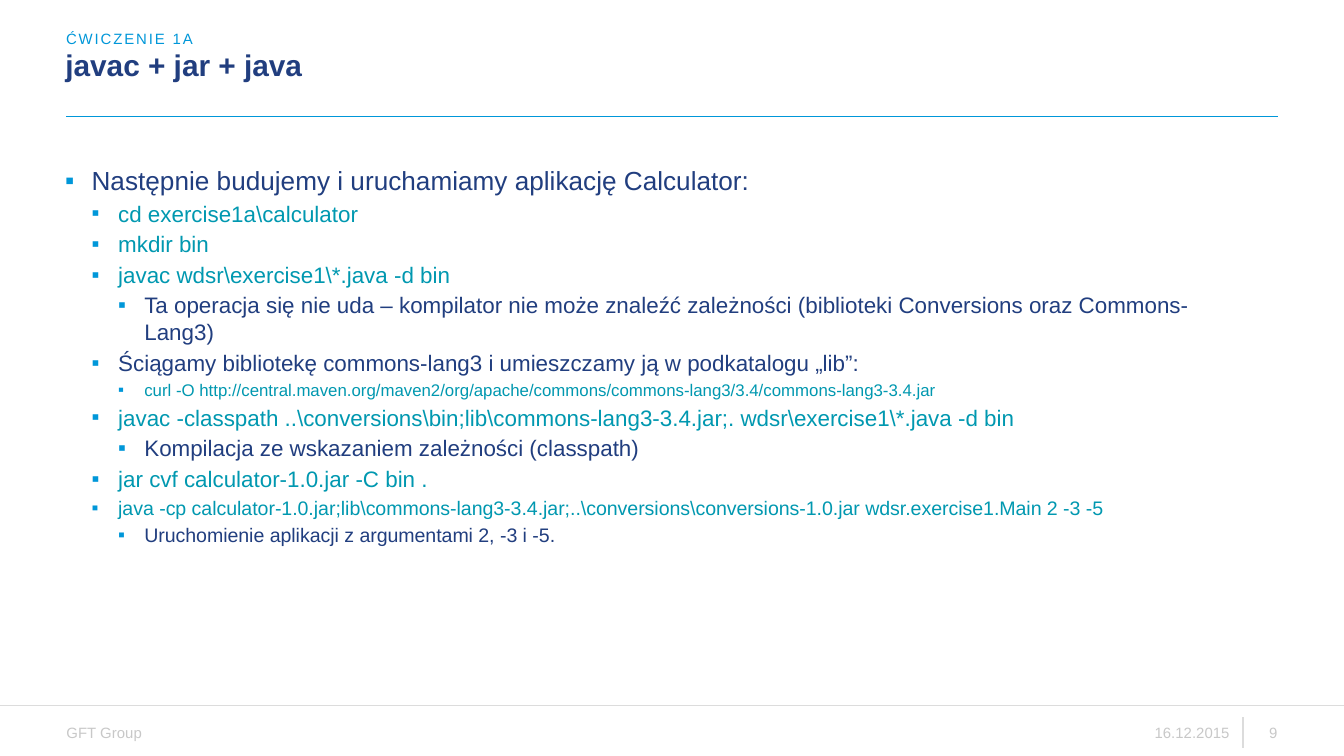
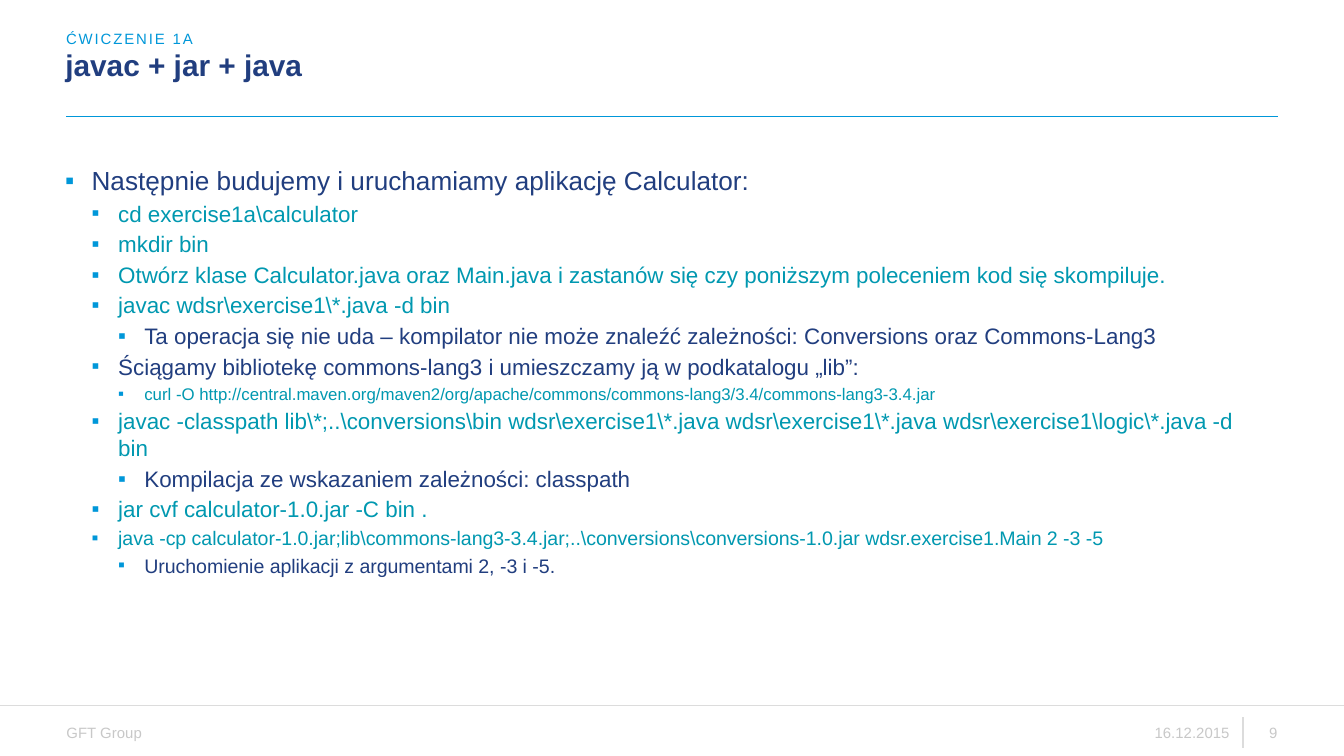
Before and after one commit to zenek24pl/exercise1a, a slide deck: slide 9 of WDSR - ćwiczenie 1.pptx. Drawn at 1344x756 pixels with LibreOffice and Linux fonts; fonts in the diff are those of the drawing; background and template pictures are left out. Boxes give left, top, right and bottom in pixels: in the first picture for what was removed or moved away, otherwise in the second. Text is boxed around its words. In the diff, an @@ line names an element or a change of style, - is before the commit and + after.

Commit message:
updates and some minor fixes

```diff
--- a/WDSR - ćwiczenie 1.pptx
+++ b/WDSR - ćwiczenie 1.pptx
@@ text at box(118, 266, 1166, 288): paragraph added @@
+  ▪ Otwórz klase Calculator.java oraz Main.java i zastanów się czy poniższym poleceniem kod się skompiluje.
@@ text at box(144, 327, 1156, 349): text changed @@
-    ▪ Ta operacja się nie uda – kompilator nie może znaleźć zależności (biblioteki Conversions oraz Commons-Lang3)
+    ▪ Ta operacja się nie uda – kompilator nie może znaleźć zależności: Conversions oraz Commons-Lang3
@@ text at box(118, 412, 1233, 492): text changed @@
-  ▪ javac -classpath ..\conversions\bin;lib\commons-lang3-3.4.jar;. wdsr\exercise1\*.java -d bin
-    ▪ Kompilacja ze wskazaniem zależności (classpath)
+  ▪ javac -classpath lib\*;..\conversions\bin wdsr\exercise1\*.java wdsr\exercise1\*.java wdsr\exercise1\logic\*.java -d bin
+    ▪ Kompilacja ze wskazaniem zależności: classpath
```
Also in this commit, not shown: 3 other slides changed, 1 slide added, 1 slide removed.
